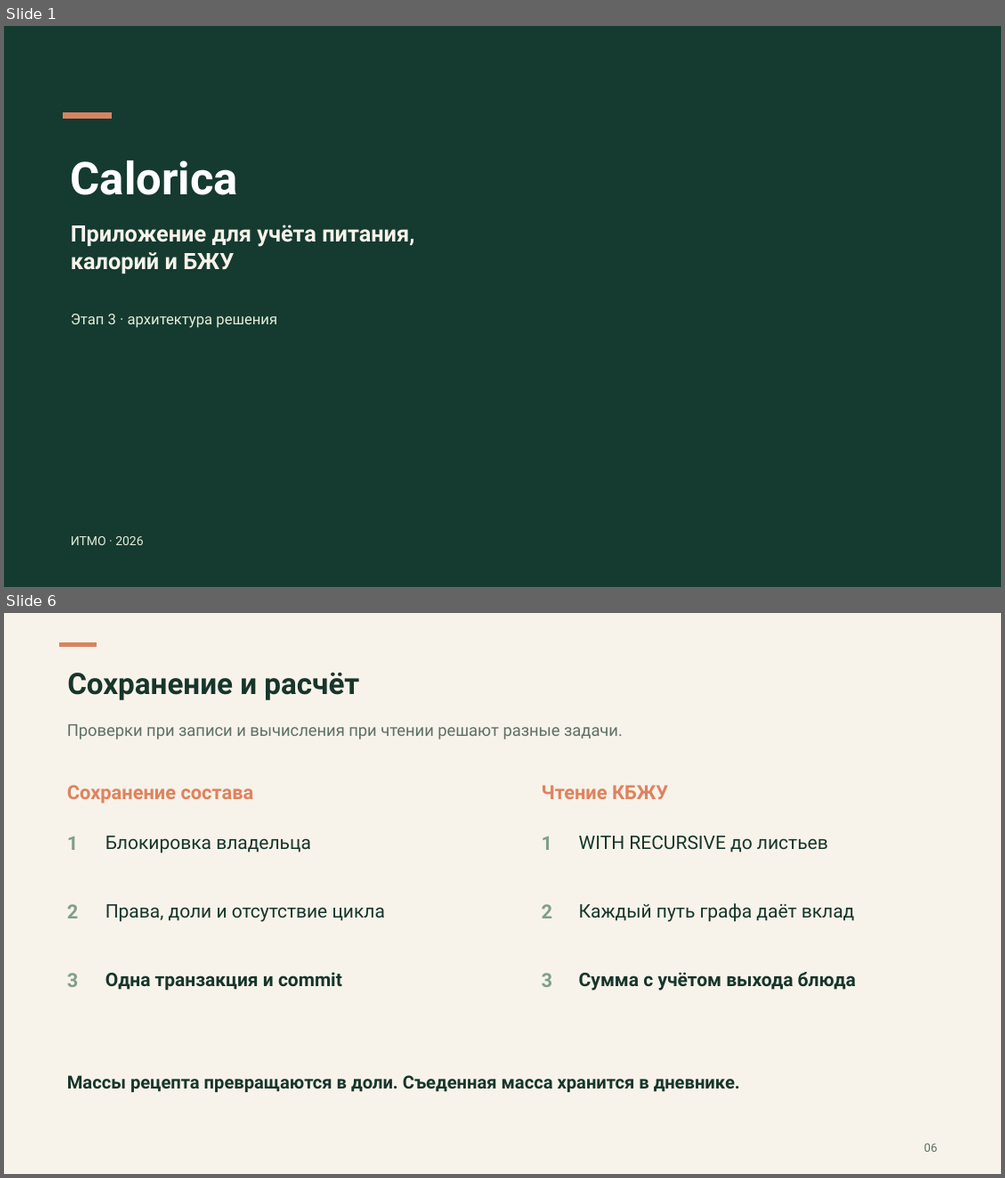
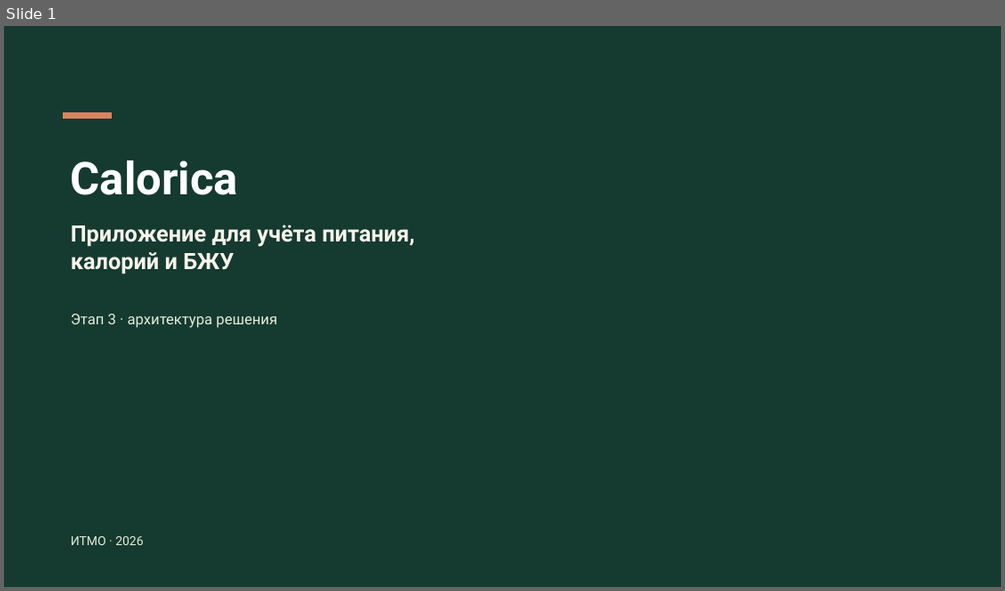
Before and after one commit to rurkk/Calorica, a slide deck: docs/semester-mvp/stage-3/Calorica-stage-3.pptx. Shown one above the other, each under a label of ours: slides 1 and 6 before the commit, slide 1 after it; the slides between them are not shown. The pictures are 1005x1178 and 1005x591 pixels, drawn with LibreOffice and Linux fonts; fonts in the diff are those of the drawing; background and template pictures are left out. Boxes give left, top, right and bottom in pixels: in the first picture for what was removed or moved away, otherwise in the second. Text is boxed around its words. In the diff, an @@ line names an element or a change of style, - is before the commit and + after.

```diff
--- a/docs/semester-mvp/stage-3/Calorica-stage-3.pptx
+++ b/docs/semester-mvp/stage-3/Calorica-stage-3.pptx
@@ slide 6 removed at (4,613,1001,1174), background #F7F3EA @@
@@ rectangle removed at (60,643,96,647) @@
@@ text removed at (67,672,359,700) @@
-Сохранение и расчёт
@@ text removed at (67,724,623,739) @@
-Проверки при записи и вычисления при чтении решают разные задачи.
@@ text removed at (67,785,254,803) @@
-Сохранение состава
@@ text removed at (542,785,668,799) @@
-Чтение КБЖУ
@@ text removed at (67,835,79,850) @@
-1
@@ text removed at (105,835,311,853) @@
-Блокировка владельца
@@ text removed at (542,835,553,850) @@
-1
@@ text removed at (579,835,828,852) @@
-WITH RECURSIVE до листьев
@@ text removed at (67,904,79,918) @@
-2
@@ text removed at (105,904,385,922) @@
-Права, доли и отсутствие цикла
@@ text removed at (542,904,553,918) @@
-2
@@ text removed at (579,903,855,922) @@
-Каждый путь графа даёт вклад
@@ text removed at (67,973,79,987) @@
-3
@@ text removed at (105,972,342,990) @@
-Одна транзакция и commit
@@ text removed at (542,973,553,987) @@
-3
@@ text removed at (579,972,856,990) @@
-Сумма с учётом выхода блюда
@@ text removed at (67,1075,740,1092) @@
-Массы рецепта превращаются в доли. Съеденная масса хранится в дневнике.
@@ text removed at (924,1143,938,1151) @@
-06
```
Also in this commit, not shown: 8 slides added, 6 other slides removed, 33 other files.
